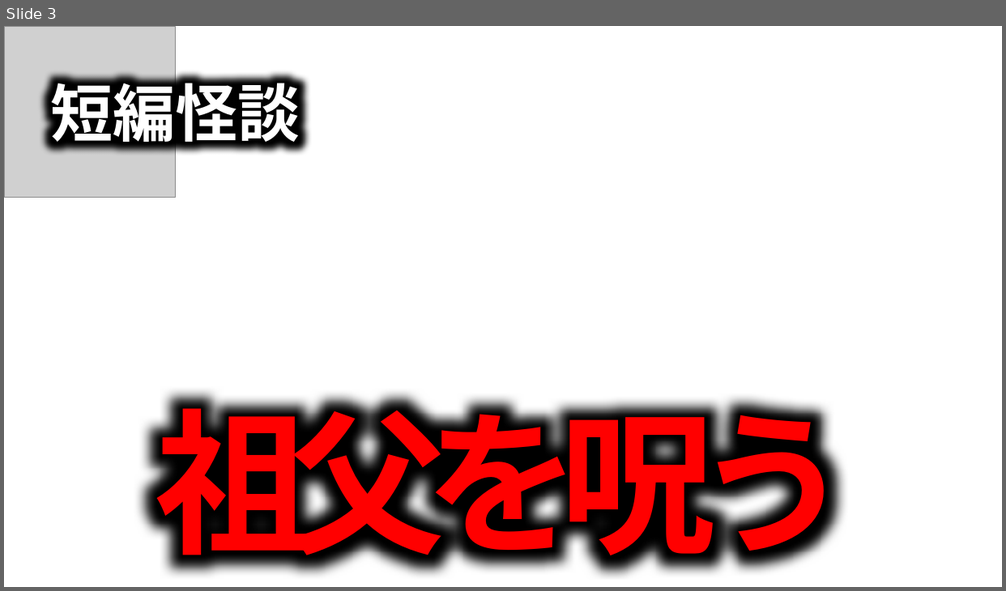
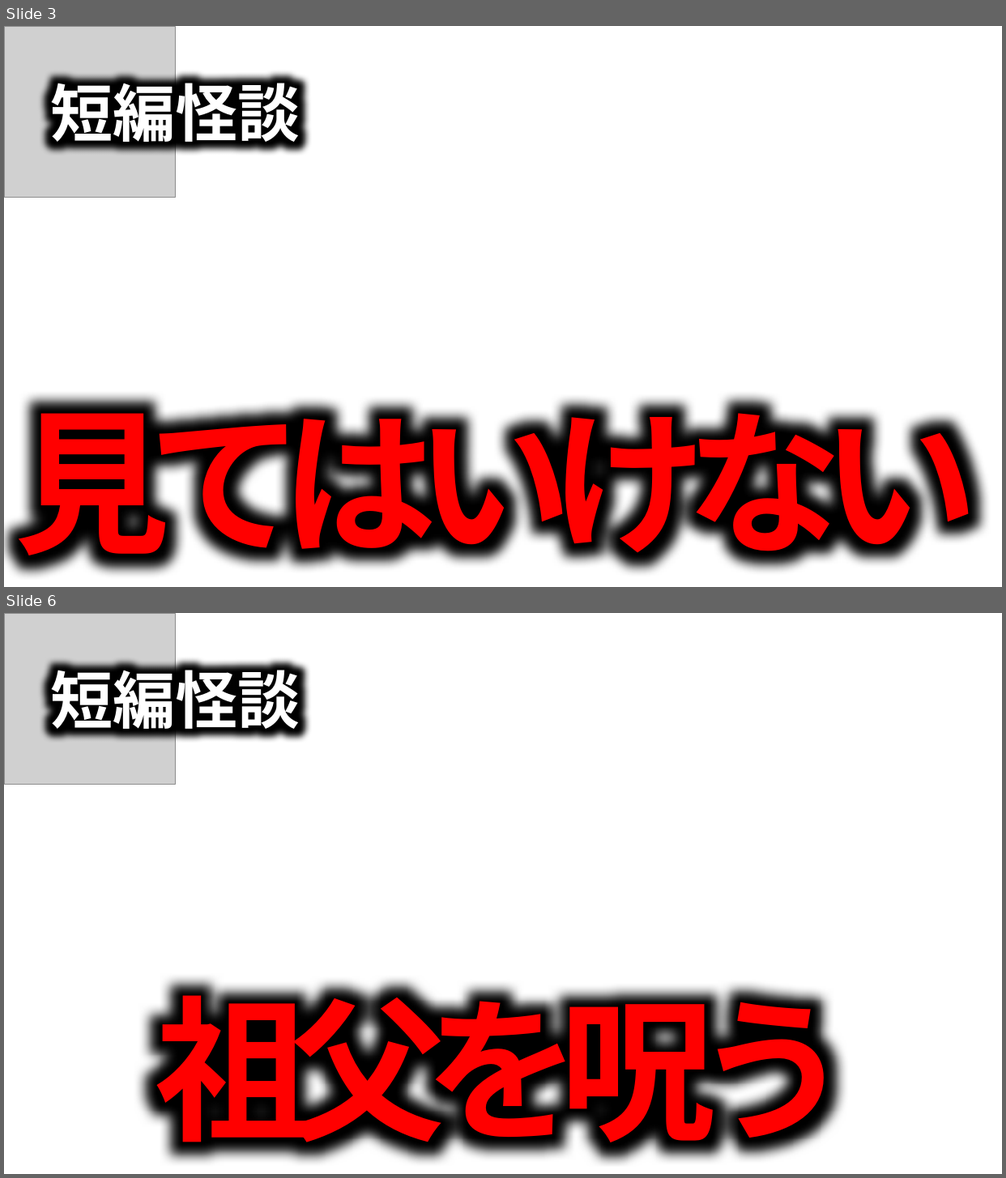
Before and after one commit to takeko333/ContentGenerator, a slide deck: bkup/Channels/ほたてまだこ/サムネイル_Horror.pptx. Shown one above the other, each under a label of ours: slide 3 before the commit, slides 3 and 6 after it; the slides between them are not shown. The pictures are 1006x591 and 1006x1178 pixels, drawn with LibreOffice and Linux fonts; fonts in the diff are those of the drawing; grey boxes stand for pictures; background and template pictures are left out. Boxes give left, top, right and bottom in pixels: in the first picture for what was removed or moved away, otherwise in the second. Text is boxed around its words. In the diff, an @@ line names an element or a change of style, - is before the commit and + after.

```diff
--- a/bkup/Channels/ほたてまだこ/サムネイル_Horror.pptx
+++ b/bkup/Channels/ほたてまだこ/サムネイル_Horror.pptx
@@ slide 3 added at [4,26,1002,587], background picture (left out) @@
@@ picture added at [4,26,176,198] @@
@@ text added at [50,73,300,152], 60 pt, text #FFFFFF, bold @@
+短編怪談
@@ text added at [14,382,978,579], 150 pt, text gradient #FF0000 to #000000, bold @@
+見てはいけない
@@ what was slide 3 is now slide 6 @@
```
Also in this commit, not shown: 2 slides changed, 2 other slides added.
